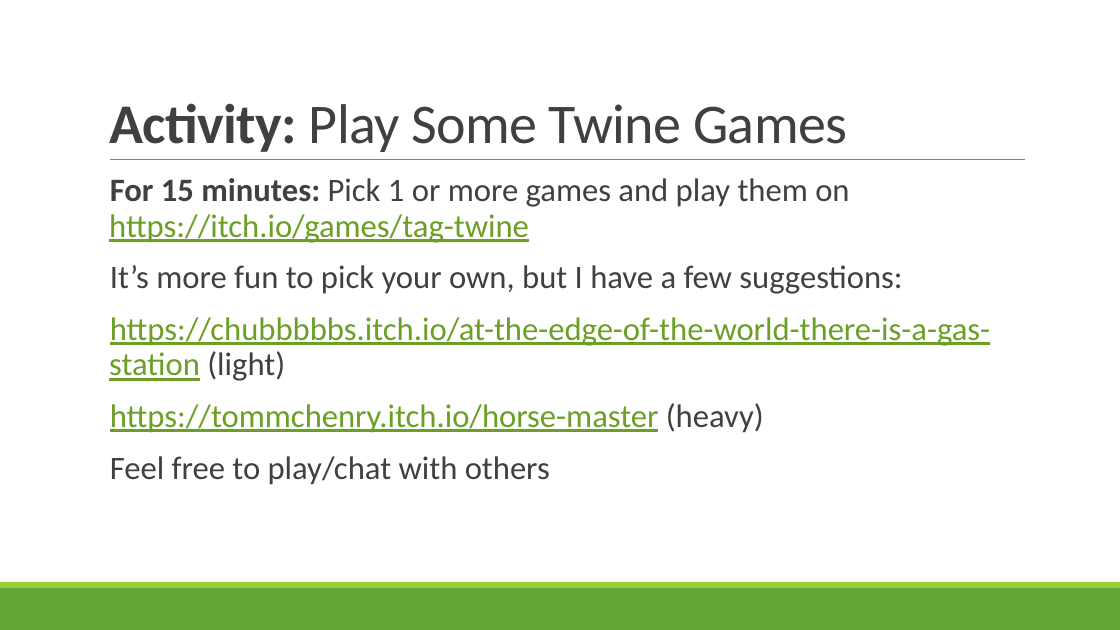
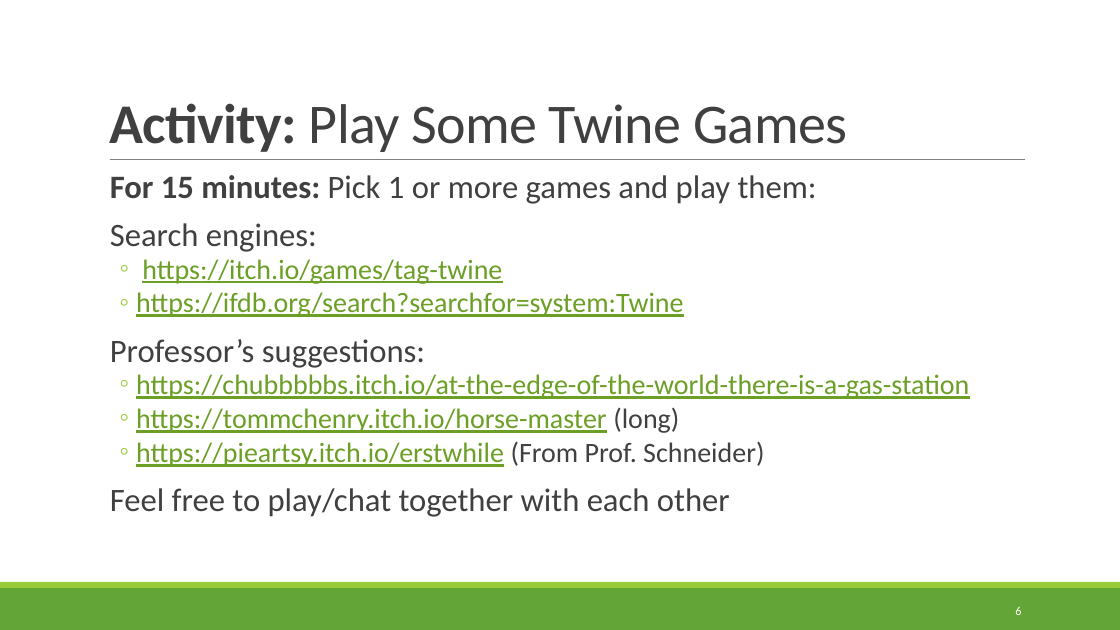
Before and after one commit to rbohrer/pl-course, a slide deck: slide 6 of LectureSlides/12Play.pptx. Drawn at 1120x630 pixels with LibreOffice and Linux fonts; fonts in the diff are those of the drawing. Boxes give left, top, right and bottom in pixels: in the first picture for what was removed or moved away, otherwise in the second. Text is boxed around its words. In the diff, an @@ line names an element or a change of style, - is before the commit and + after.

```diff
--- a/LectureSlides/12Play.pptx
+++ b/LectureSlides/12Play.pptx
@@ text at [110, 175, 969, 517]: text changed; size 28 to 24 pt @@
-  For 15 minutes: Pick 1 or more games and play them on https://itch.io/games/tag-twine
-  It’s more fun to pick your own, but I have a few suggestions:
-  https://chubbbbbs.itch.io/at-the-edge-of-the-world-there-is-a-gas-station (light)
-  https://tommchenry.itch.io/horse-master (heavy)
-  Feel free to play/chat with others
+  For 15 minutes: Pick 1 or more games and play them:
+  Search engines:
+  ◦ https://itch.io/games/tag-twine
+  ◦ https://ifdb.org/search?searchfor=system:Twine
+  Professor’s suggestions:
+  ◦ https://chubbbbbs.itch.io/at-the-edge-of-the-world-there-is-a-gas-station
+  ◦ https://tommchenry.itch.io/horse-master (long)
+  ◦ https://pieartsy.itch.io/erstwhile (From Prof. Schneider)
+  Feel free to play/chat together with each other
@@ page number added at [1015, 606, 1021, 615], 10.5 pt, text #FFFFFF @@
+6
```
Also in this commit, not shown: 35 other slides changed, 4 slides added.
